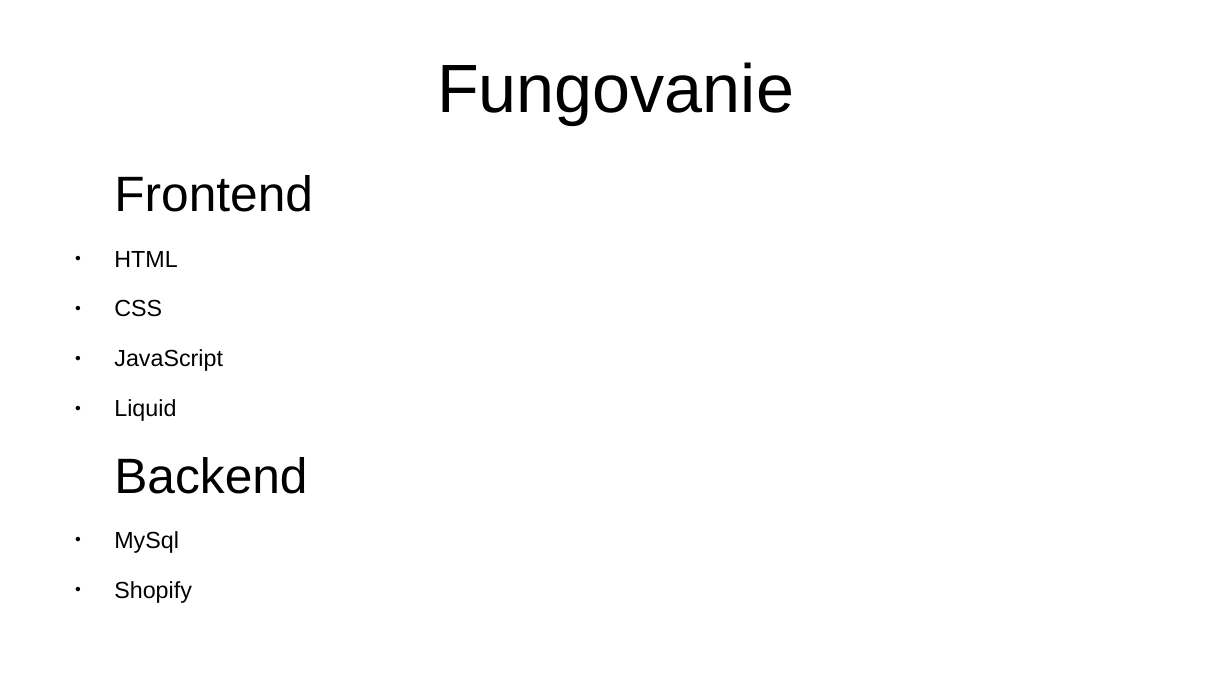
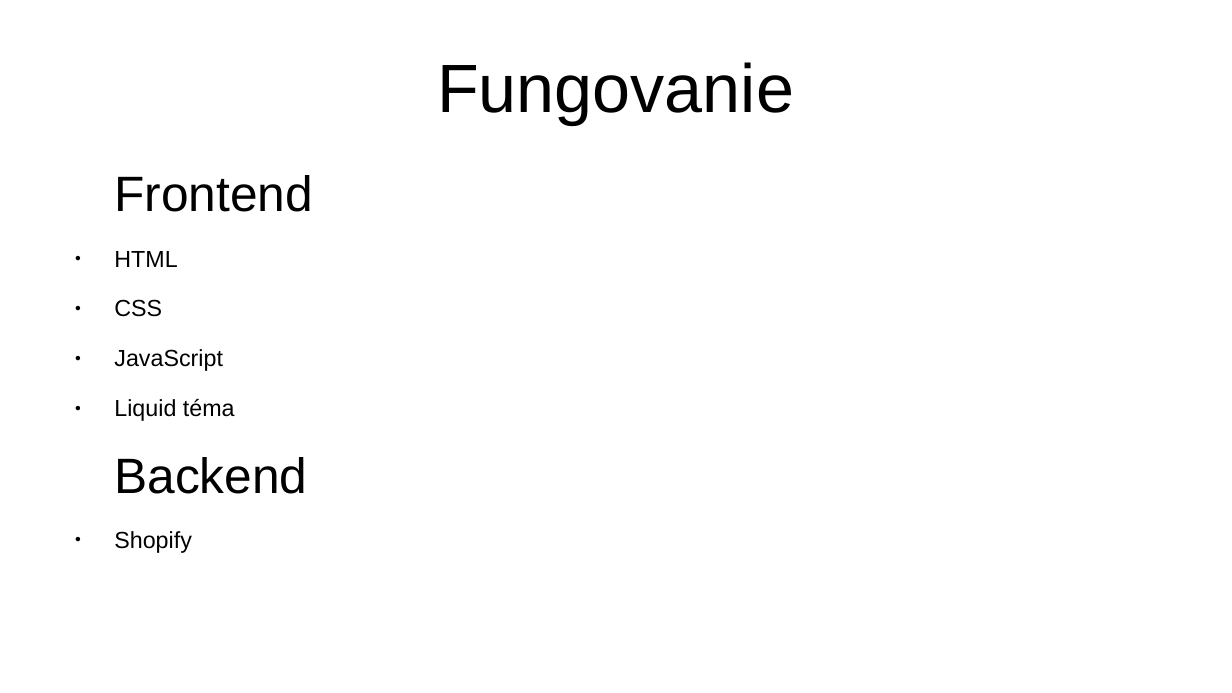
Before and after one commit to bigws1111/shopify-theme, a slide deck: slide 4 of numizmafilaprezentacia.odp. Drawn at 1232x693 pixels with LibreOffice and Linux fonts; fonts in the diff are those of the drawing. Boxes give left, top, right and bottom in pixels: in the first picture for what was removed or moved away, otherwise in the second. Text is boxed around its words. In the diff, an @@ line names an element or a change of style, - is before the commit and + after.

```diff
--- a/numizmafilaprezentacia.odp
+++ b/numizmafilaprezentacia.odp
@@ text at (114, 399, 235, 421): text changed @@
-● Liquid
+● Liquid téma
@@ text at (114, 531, 179, 553): paragraph removed @@
-● MySql
```
Also in this commit, not shown: 4 other slides changed, 4 slides added, 2 slides removed.
